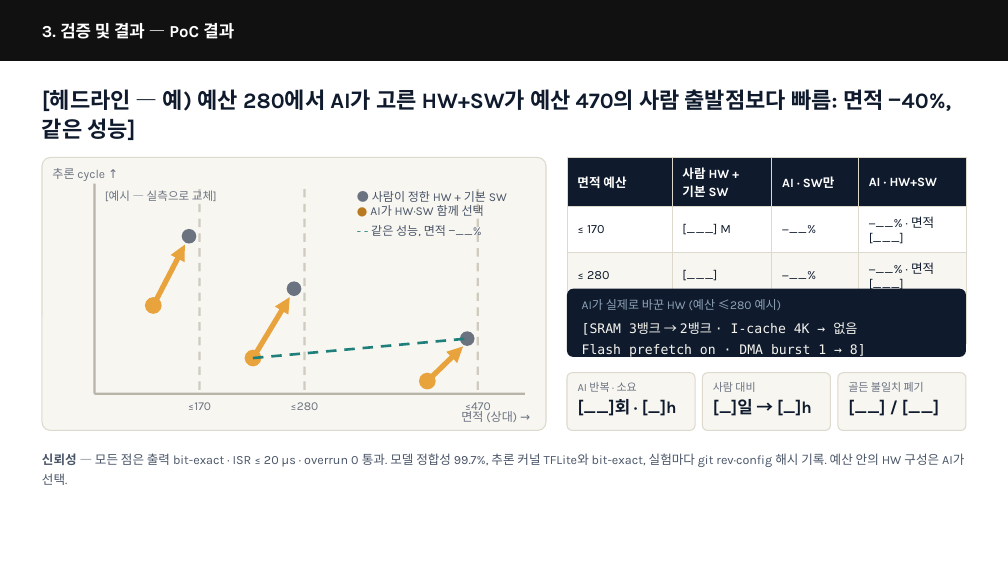
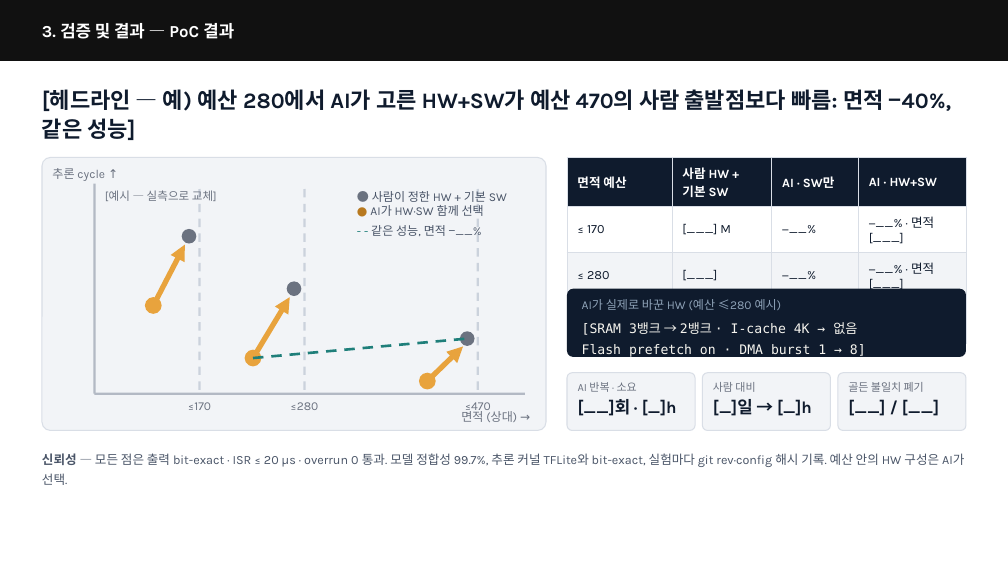
Before and after one commit to tdjung/co_opt_example, a slide deck: slide 10 of docs/presentation/deck_current_fonts.pptx. Drawn at 1008x567 pixels with LibreOffice and Linux fonts; fonts in the diff are those of the drawing. Boxes give left, top, right and bottom in pixels: in the first picture for what was removed or moved away, otherwise in the second. Text is boxed around its words. In the diff, an @@ line names an element or a change of style, - is before the commit and + after.

```diff
--- a/docs/presentation/deck_current_fonts.pptx
+++ b/docs/presentation/deck_current_fonts.pptx
@@ table at <box>567,157,966,332</box> @@
@@ fill #F7F6F1 to #F2F4F7 in row 3 @@
@@ borders changed @@
@@ line (95, 394) - (95, 184): stroke #B8B4A8 2 pt to #B3B9C4 2 pt @@
@@ line (200, 189) - (200, 394): stroke #CFCBBF 2 pt dashed to #CBD2DC 2 pt dashed @@
@@ line (305, 189) - (305, 394): stroke #CFCBBF 2 pt dashed to #CBD2DC 2 pt dashed @@
@@ line (478, 189) - (478, 394): stroke #CFCBBF 2 pt dashed to #CBD2DC 2 pt dashed @@
@@ fill #F7F6F1 to #F2F4F7; outline #DDD9CC 1 pt to #D9DEE6 1 pt in 4 elements at <box>42,157,547,430</box>, <box>567,373,695,430</box>, <box>702,373,830,430</box>, <box>838,373,966,430</box> @@
@@ line (95, 394) - (525, 394): stroke #B8B4A8 2 pt to #B3B9C4 2 pt @@
```
Also in this commit, not shown: 10 other slides changed, 15 other files.
